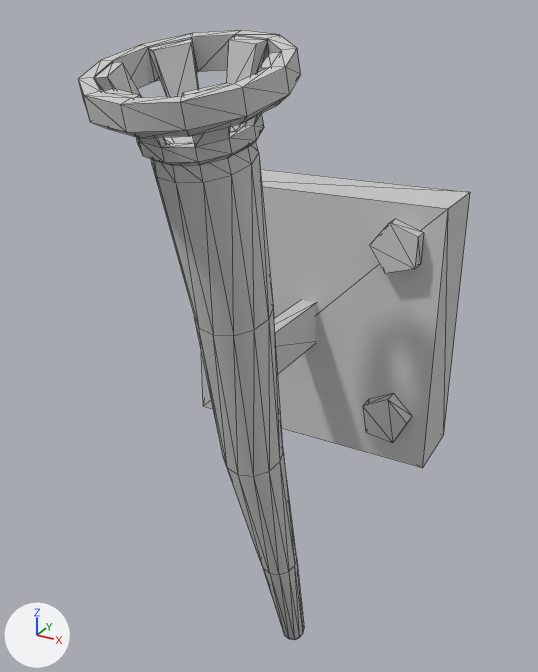
Two versions of the FBX model Unity/Assets/3D/Torch/Torch.FBX, one commit apart.
The view is the same before and after, from a camera (50 mm lens) standing at (0.257, -0.608, 0.252) and looking at (-0.008, -0.126, 0.011). Lighting does not change. The marker at lower left points along +X, +Y and +Z. Mesh edges are drawn as thin lines. Where no turn or scale is listed for an object, it has been applied to the vertices.

In view in the first picture: 'Torch'.
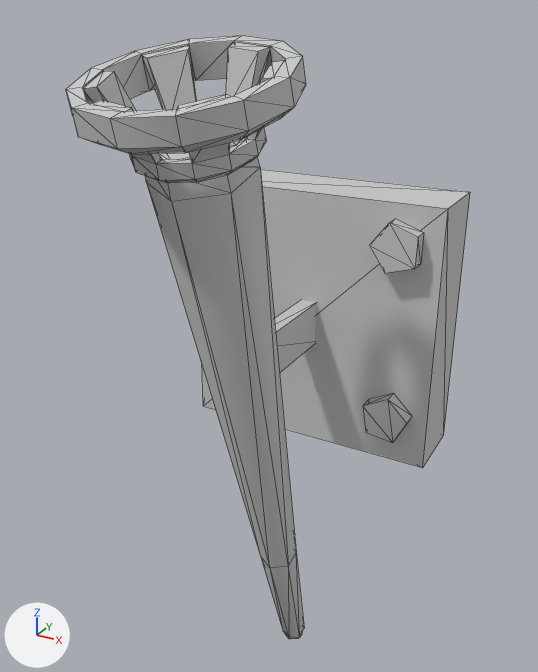
Commit message: Torch mesh optim

Patch to the scene script:
```diff
--- a/Unity/Assets/3D/Torch/Torch.FBX.py
+++ b/Unity/Assets/3D/Torch/Torch.FBX.py
@@ me_mesh @@
 # used by ob_torch; location = (0.0, 0.0, 0.0)
-me_mesh.from_pydata(...)  # 272 vertices, 498 faces; spans x -0.117..0.11, y -0.297..-0.001, z -0.336..0.24
+me_mesh.from_pydata(...)  # 217 vertices, 388 faces; spans x -0.117..0.11, y -0.306..-0.001, z -0.336..0.237
+# me_mesh part 1: the loose piece of 48 vertices spanning x -0.063..0.063, y -0.297..-0.171, z 0.189..0.24 is scaled about its middle by 1.08, then moved by (0.0, -0.004, -0.005)
+# me_mesh part 2: the loose piece of 72 vertices spanning x -0.054..0.054, y -0.289..-0.184, z 0.17..0.237 is scaled about its middle by 1.08, then moved by (0.0, -0.004, -0.006)
+# me_mesh part 3
+# 81 vertices are removed from x -0.033..0.033, y -0.256..-0.08, z -0.336..0.193
+# 181 faces are deleted
+# 26 vertices are added at x -0.031..0.031, y -0.261..-0.108, z -0.21..0.186
+# 71 new faces join them
 me_mesh.materials.append(mat_flambeau)
```

Changed parts and their boxes (x1, y1, x2, y2) in the pictures (538 x 672 px; the box of a moved part takes in the faces that stretch with it):
'Torch', reshaped
    before: (78, 30, 470, 640)
    after: (66, 36, 470, 639)
part 1 of me_mesh, moved or reshaped
    before: (78, 30, 301, 138)
    after: (66, 36, 306, 154)
part 2 of me_mesh, moved or reshaped
    before: (95, 36, 280, 165)
    after: (84, 42, 283, 183)
part 3 of me_mesh, cut back
    before: (151, 122, 304, 640)
    after: (145, 138, 304, 639)
